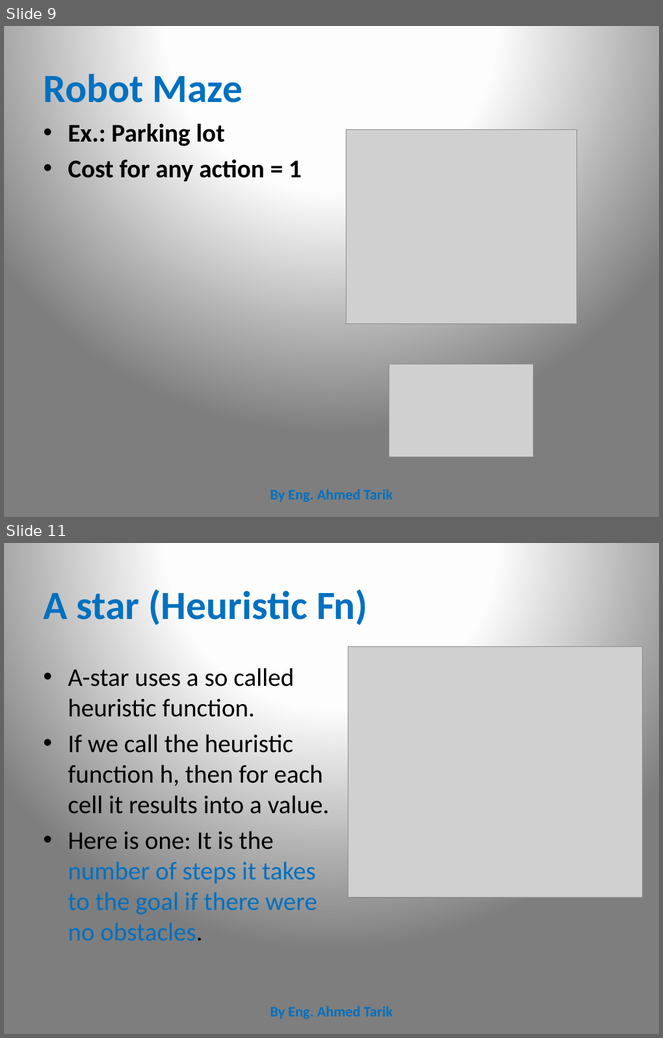
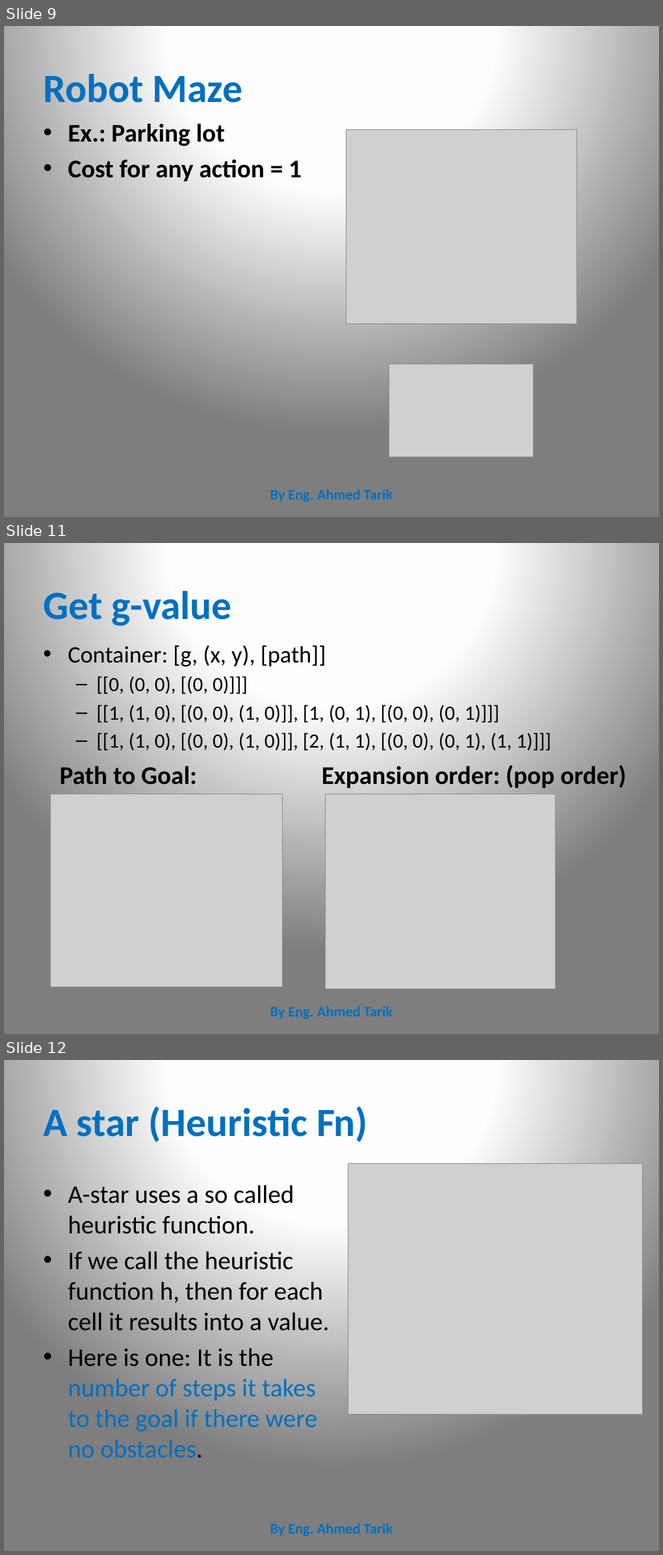
Before and after one commit to CharaD7/AI-class-1, a slide deck: a-star-I.pptx. Shown one above the other, each under a label of ours: slides 9 and 11 before the commit, slides 9, 11 and 12 after it; the slides between them are not shown. The pictures are 663x1038 and 663x1555 pixels, drawn with LibreOffice and Linux fonts; fonts in the diff are those of the drawing; grey boxes stand for pictures. Boxes give left, top, right and bottom in pixels: in the first picture for what was removed or moved away, otherwise in the second. Text is boxed around its words. In the diff, an @@ line names an element or a change of style, - is before the commit and + after.

```diff
--- a/a-star-I.pptx
+++ b/a-star-I.pptx
@@ slide 11 added at (4, 543, 659, 1034), background gradient #FFFFFF to #FEFEFE to #7F7F7F @@
@@ title added at (43, 591, 232, 626), 44 pt, text #0070C0, bold @@
+Get g-value
@@ text added at (68, 645, 552, 751), 22.2 pt, text #000000 @@
+• Container: [g, (x, y), [path]]
+  – [[0, (0, 0), [(0, 0)]]]
+  – [[1, (1, 0), [(0, 0), (1, 0)]], [1, (0, 1), [(0, 0), (0, 1)]]]
+  – [[1, (1, 0), [(0, 0), (1, 0)]], [2, (1, 1), [(0, 0), (0, 1), (1, 1)]]]
@@ text added at (60, 766, 197, 785), 28 pt, text #000000, bold @@
+Path to Goal:
@@ text added at (322, 765, 626, 788), 28 pt, text #000000, bold @@
+Expansion order: (pop order)
@@ picture added at (51, 794, 282, 987) @@
@@ picture added at (326, 794, 556, 989) @@
@@ text added at (270, 1006, 393, 1019), 16 pt, text #0070C0, bold @@
+By Eng. Ahmed Tarik
@@ what was slide 11 is now slide 12 @@
```
Also in this commit, not shown: 3 slides changed, 1 other slide added.
